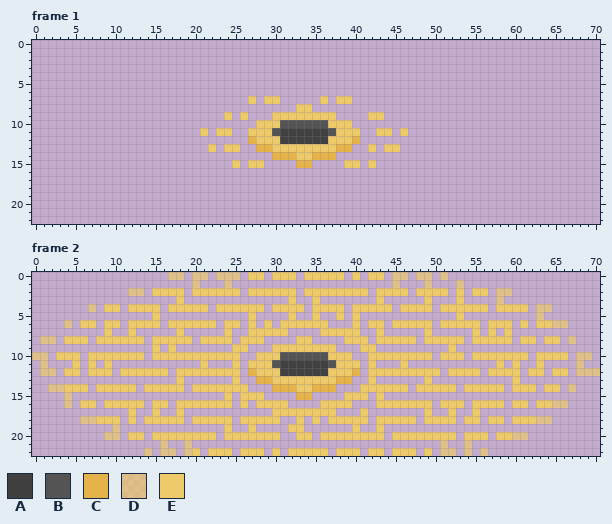
One commit to this pixel-art file: Games/Curdle-Dec2021/Assets/finalSocket.aseprite. This is how it looked before the edit.
71x23 pixels, 2 frames. Shown: frame 1, frame 2.
Palette (. is transparent): A #404040  B #545454  C #e6b24a  D #eeca6aa9  E #eeca6a
The same view after the edit:
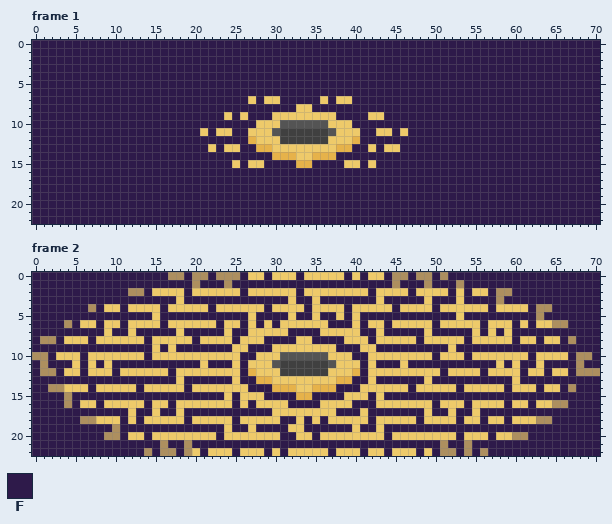
Colours new in this view: F #2e1a4a
What changed:
layer "Background" now shown
colour D: #eeca6aa9 -> #ad8f5f
Changed rows in their new state; - is a pixel that keeps its letter.
Frame 1, layer "Background":
first column x 0:
 0 FFFFFFFFFFFFFFFFFFFFFFFFFFFFFFFFFFFFFFFFFFFFFFFFFFFFFFFFFFFFFFFFFFFFFFF
 1 FFFFFFFFFFFFFFFFFFFFFFFFFFFFFFFFFFFFFFFFFFFFFFFFFFFFFFFFFFFFFFFFFFFFFFF
 2 FFFFFFFFFFFFFFFFFFFFFFFFFFFFFFFFFFFFFFFFFFFFFFFFFFFFFFFFFFFFFFFFFFFFFFF
 3 FFFFFFFFFFFFFFFFFFFFFFFFFFFFFFFFFFFFFFFFFFFFFFFFFFFFFFFFFFFFFFFFFFFFFFF
 4 FFFFFFFFFFFFFFFFFFFFFFFFFFFFFFFFFFFFFFFFFFFFFFFFFFFFFFFFFFFFFFFFFFFFFFF
 5 FFFFFFFFFFFFFFFFFFFFFFFFFFFFFFFFFFFFFFFFFFFFFFFFFFFFFFFFFFFFFFFFFFFFFFF
 6 FFFFFFFFFFFFFFFFFFFFFFFFFFFFFFFFFFFFFFFFFFFFFFFFFFFFFFFFFFFFFFFFFFFFFFF
 7 FFFFFFFFFFFFFFFFFFFFFFFFFFF-F--FFFFF-F--FFFFFFFFFFFFFFFFFFFFFFFFFFFFFFF
 8 FFFFFFFFFFFFFFFFFFFFFFFFFFFFFFFFF--FFFFFFFFFFFFFFFFFFFFFFFFFFFFFFFFFFFF
 9 FFFFFFFFFFFFFFFFFFFFFFFF-F-FFF--------FFFF--FFFFFFFFFFFFFFFFFFFFFFFFFFF
10 FFFFFFFFFFFFFFFFFFFFFFFFFFFF------------FFFFFFFFFFFFFFFFFFFFFFFFFFFFFFF
11 FFFFFFFFFFFFFFFFFFFFF-F--FF--------------FF--F-FFFFFFFFFFFFFFFFFFFFFFFF
12 FFFFFFFFFFFFFFFFFFFFFFFFFFF--------------FFFFFFFFFFFFFFFFFFFFFFFFFFFFFF
13 FFFFFFFFFFFFFFFFFFFFFF-F--FF------------FF-F--FFFFFFFFFFFFFFFFFFFFFFFFF
14 FFFFFFFFFFFFFFFFFFFFFFFFFFFFFF--------FFFFFFFFFFFFFFFFFFFFFFFFFFFFFFFFF
15 FFFFFFFFFFFFFFFFFFFFFFFFF-F--FFFF--FFFF--F-FFFFFFFFFFFFFFFFFFFFFFFFFFFF
16 FFFFFFFFFFFFFFFFFFFFFFFFFFFFFFFFFFFFFFFFFFFFFFFFFFFFFFFFFFFFFFFFFFFFFFF
17 FFFFFFFFFFFFFFFFFFFFFFFFFFFFFFFFFFFFFFFFFFFFFFFFFFFFFFFFFFFFFFFFFFFFFFF
18 FFFFFFFFFFFFFFFFFFFFFFFFFFFFFFFFFFFFFFFFFFFFFFFFFFFFFFFFFFFFFFFFFFFFFFF
19 FFFFFFFFFFFFFFFFFFFFFFFFFFFFFFFFFFFFFFFFFFFFFFFFFFFFFFFFFFFFFFFFFFFFFFF
20 FFFFFFFFFFFFFFFFFFFFFFFFFFFFFFFFFFFFFFFFFFFFFFFFFFFFFFFFFFFFFFFFFFFFFFF
21 FFFFFFFFFFFFFFFFFFFFFFFFFFFFFFFFFFFFFFFFFFFFFFFFFFFFFFFFFFFFFFFFFFFFFFF
22 FFFFFFFFFFFFFFFFFFFFFFFFFFFFFFFFFFFFFFFFFFFFFFFFFFFFFFFFFFFFFFFFFFFFFFF
Frame 2, layer "Background":
first column x 0:
 0 FFFFFFFFFFFFFFFFF--F--F---F--F---F-----F-F--F--F--F-FFFFFFFFFFFFFFFFFFF
 1 FFFFFFFFFFFFFFFFFFFF-FFF-FFFFFFFFFFFFFFFFFFFF-FFF-FFF-FFFFFFFFFFFFFFFFF
 2 FFFFFFFFFFFF--F----F------F------F--------F----F----F-F--F--FFFFFFFFFFF
 3 FFFFFFFFFFFFFFFFFF-FFFFFFFFFFFFF-FF-FFFFFFF-FFFFF-FFF-FFFF-FFFFFFFFFFFF
 4 FFFFFFF-F--F----F-----F------F----F----F-----F----F------F----F--FFFFFF
 5 FFFFFFFFFFFFFFF-FFFFFFFFFFF-FFFF-FF-FF-F-FFFFFFFFFFFF-FFFFFFFFF-FFFFFFF
 6 FFFF-F--F--F----F------F--F-F-F------FFF-F--F-----F-----F---F-F----FFFF
 7 FFFFFFFFF-FF-FFFFF-FFFFF-FF-----FFFF-----FF-FFFFF-FFFFF-F-F-FFFFFFFFFFF
 8 F--F---F------F-----F----F---FFFF--FFFF---F-----F-----F-----F--F--F-FFF
 9 FFFFFFFFFFFFFFF-F-FFFFFFF--FFF--------FFF--FFFFFFFFF-FFFFFFFFFFFFFFFFFF
10 --F---F-------F-----------FF------------FF--------F---F-------F----F--F
11 F-FFF-F-F-FFFFFFFFFFF-FFF-F--------------F-FFF-FFFFFFFFFFF-F-FF-FFFF-FF
12 F--F--F---F------F--------F--------------F---------F----F----F--F--F---
13 FFFFFFFFFFFFFFFFFF-FFFFFF-FF------------FF-FFFFFF-FFFFFFFFFF-FFFFFFFFFF
14 FF-----F-----F-----F-------FFF--------FFF------F-----F-----F---F--F-FFF
15 FFFF-FFFFFFFFFFFFFFFFFFF-F---FFFF--FFFF---F-FFFFFFFFFFFFFFFFFFFFFFFFFFF
16 FFFF-F--F-----F--F-------F-F----FFFF----FFF-------F---F----F--F----FFFF
17 FFFFFFFFFFFF-FF-FF-FFFFFFFFFFF--------FFF-FFFFFFF-FF-FF-FFFFFFFFFFFFFFF
18 FFFFFF-----F-F-----F-----F-----FF-F-F-----F-----F----F--F--F-----FFFFFF
19 FFFFFFFFFF-FFFFFFFFFFFFF-FF-FFFF--FFFFFF-FF-FFFFFFFFFFFFFFFFFFFFFFFFFFF
20 FFFFFFFFF--F--F--------F-------FF--F--------F--------F---F----FFFFFFFFF
21 FFFFFFFFFFFFFFFF-FF-FFFFFFFFFFFFFFFFFFFFFFFFFFFFFFF-FF-FFFFFFFFFFFFFFFF
22 FFFFFFFFFFFFFF-F--F--F---F---F-F-----F---F--F---F-F--F-F-FFFFFFFFFFFFFF
Changed places in both pictures, as pixel boxes (x1, y1, x2, y2):
added: (32, 40, 600, 224)
changed: (32, 272, 600, 456)
